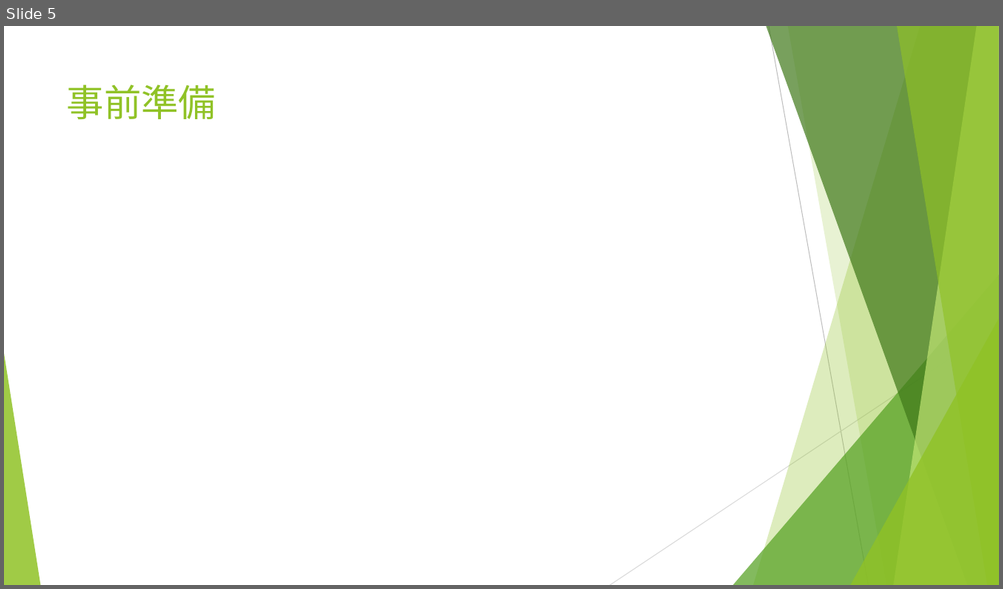
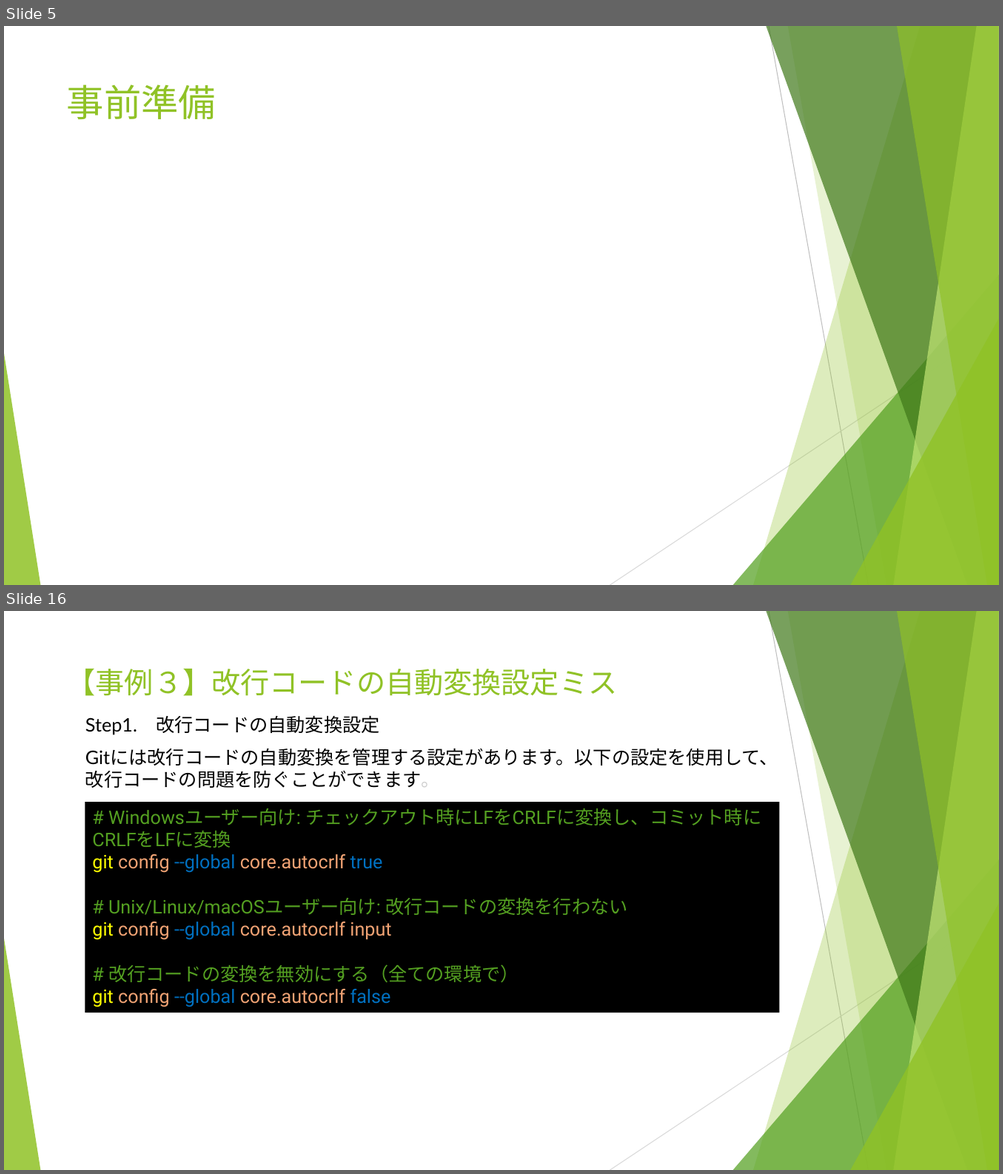
Before and after one commit to yusuke8655/git-trouble-shooting, a slide deck: Gitトラブルシューティング.pptx. Shown one above the other, each under a label of ours: slide 5 before the commit, slides 5 and 16 after it; the slides between them are not shown. The pictures are 1003x589 and 1003x1174 pixels, drawn with LibreOffice and Linux fonts; fonts in the diff are those of the drawing. Boxes give left, top, right and bottom in pixels: in the first picture for what was removed or moved away, otherwise in the second. Text is boxed around its words. In the diff, an @@ line names an element or a change of style, - is before the commit and + after.

Commit message:
事例４まで作成

```diff
--- a/Gitトラブルシューティング.pptx
+++ b/Gitトラブルシューティング.pptx
@@ slide 16 added at <box>4,611,999,1170</box>, background #FFFFFF; not listed: 10 template elements that a slide beside it also shows @@
@@ title added at <box>67,669,617,696</box>, 28 pt, text #90C226 @@
+【事例３】改行コードの自動変換設定ミス
@@ text added at <box>85,715,778,788</box>, 18 pt, text #000000 @@
+Step1. 改行コードの自動変換設定
+Gitには改行コードの自動変換を管理する設定があります。以下の設定を使用して、改行コードの問題を防ぐことができます。
@@ rectangle added at <box>85,802,780,1013</box>, fill #000000, 18 pt, text #54A021 @@
+# Windowsユーザー向け: チェックアウト時にLFをCRLFに変換し、コミット時にCRLFをLFに変換
+git config --global core.autocrlf true
+# Unix/Linux/macOSユーザー向け: 改行コードの変換を行わない
+git config --global core.autocrlf input
+# 改行コードの変換を無効にする（全ての環境で）
+git config --global core.autocrlf false
```
Also in this commit, not shown: 7 slides changed, 5 other slides added.
